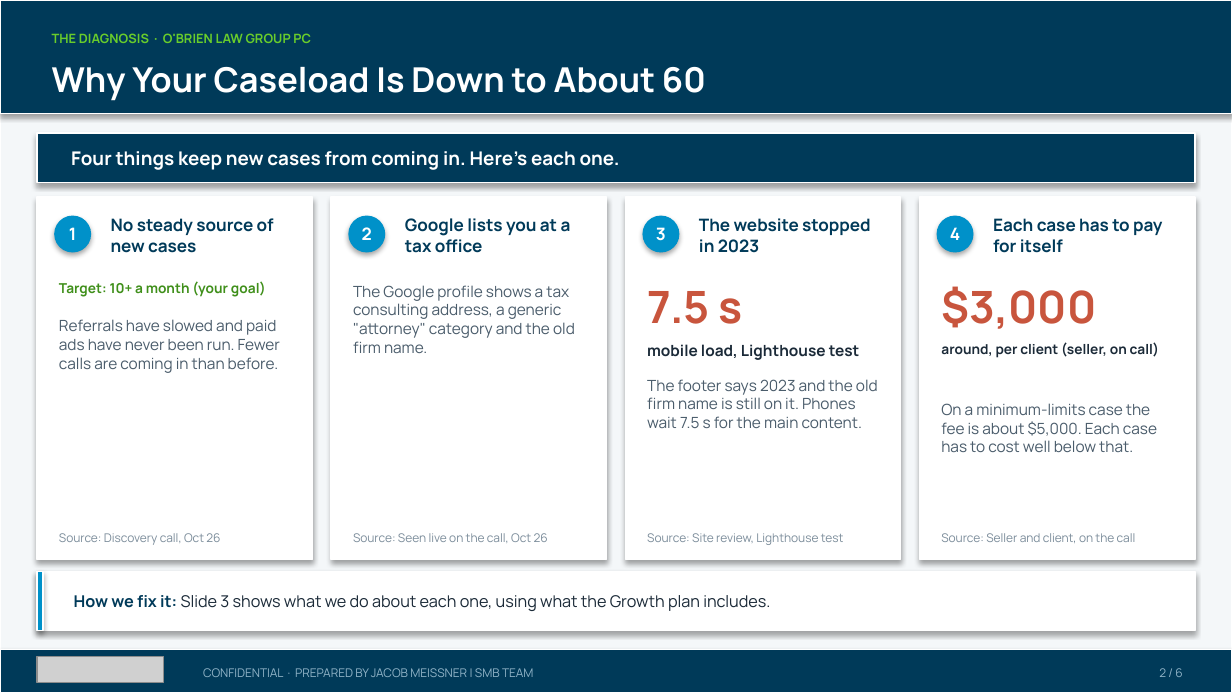
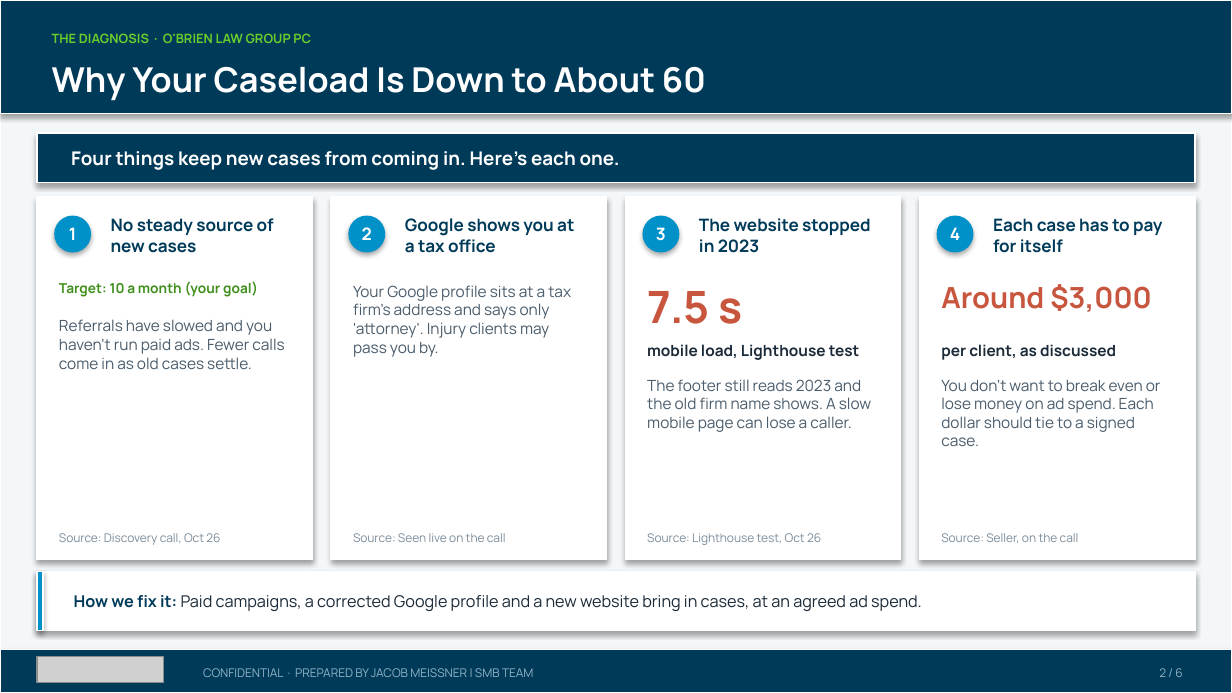
Before and after one commit to SMB-Team-Technology/workwith-smbteam, a slide deck: slide 2 of obrien/ObrienLawGroupPC_November42026_Proposal.pptx. Drawn at 1232x693 pixels with LibreOffice and Linux fonts; fonts in the diff are those of the drawing; grey boxes stand for pictures. Boxes give left, top, right and bottom in pixels: in the first picture for what was removed or moved away, otherwise in the second. Text is boxed around its words. In the diff, an @@ line names an element or a change of style, - is before the commit and + after.

```diff
--- a/obrien/ObrienLawGroupPC_November42026_Proposal.pptx
+++ b/obrien/ObrienLawGroupPC_November42026_Proposal.pptx
@@ text at box(405, 218, 574, 253): text changed @@
-Google lists you at a tax office
+Google shows you at a tax office
@@ text at box(59, 281, 258, 297): text changed @@
-Target: 10+ a month (your goal)
+Target: 10 a month (your goal)
@@ text at box(353, 285, 571, 357): text changed @@
-The Google profile shows a tax consulting address, a generic "attorney" category and the old firm name.
+Your Google profile sits at a tax firm's address and says only 'attorney'. Injury clients may pass you by.
@@ text at box(941, 284, 1152, 312): text changed; size 26 to 17 pt @@
-$3,000
+Around $3,000
@@ text at box(59, 319, 284, 369): text changed @@
-Referrals have slowed and paid ads have never been run. Fewer calls are coming in than before.
+Referrals have slowed and you haven't run paid ads. Fewer calls come in as old cases settle.
@@ text at box(941, 344, 1116, 360): text changed; size 8 to 9 pt @@
-around, per client (seller, on call)
+per client, as discussed
@@ text at box(647, 379, 871, 432): text changed @@
-The footer says 2023 and the old firm name is still on it. Phones wait 7.5 s for the main content.
+The footer still reads 2023 and the old firm name shows. A slow mobile page can lose a caller.
@@ text at box(941, 380, 1161, 446): text changed @@
-On a minimum-limits case the fee is about $5,000. Each case has to cost well below that.
+You don't want to break even or lose money on ad spend. Each dollar should tie to a signed case.
@@ text at box(353, 533, 506, 542): text changed @@
-Source: Seen live on the call, Oct 26
+Source: Seen live on the call
@@ text at box(647, 533, 821, 545): text changed @@
-Source: Site review, Lighthouse test
+Source: Lighthouse test, Oct 26
@@ text at box(941, 533, 1079, 543): text changed @@
-Source: Seller and client, on the call
+Source: Seller, on the call
@@ text at box(74, 595, 922, 611): text changed @@
-How we fix it: Slide 3 shows what we do about each one, using what the Growth plan includes.
+How we fix it: Paid campaigns, a corrected Google profile and a new website bring in cases, at an agreed ad spend.
```
Also in this commit, not shown: 5 other slides changed, 1 other file.
